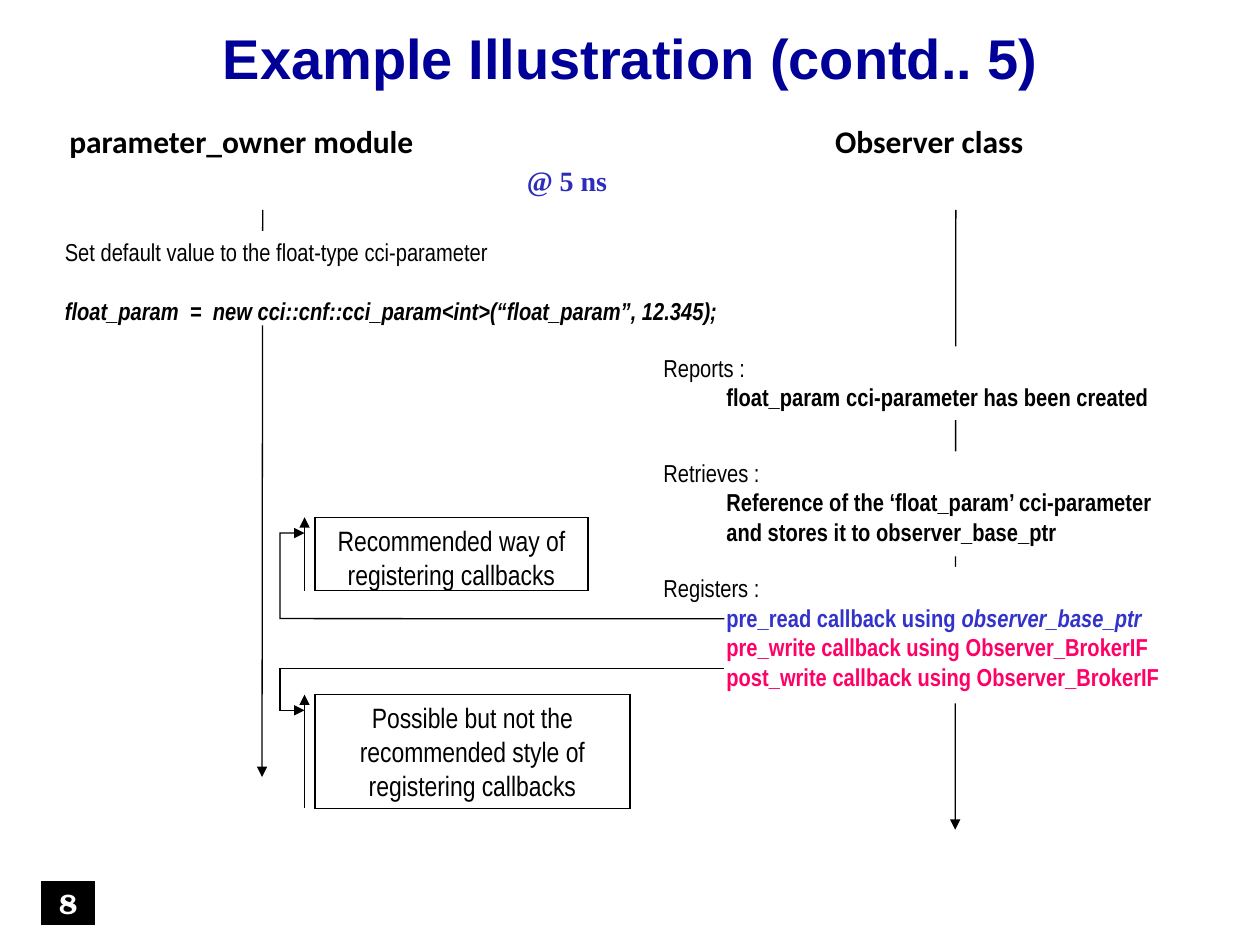
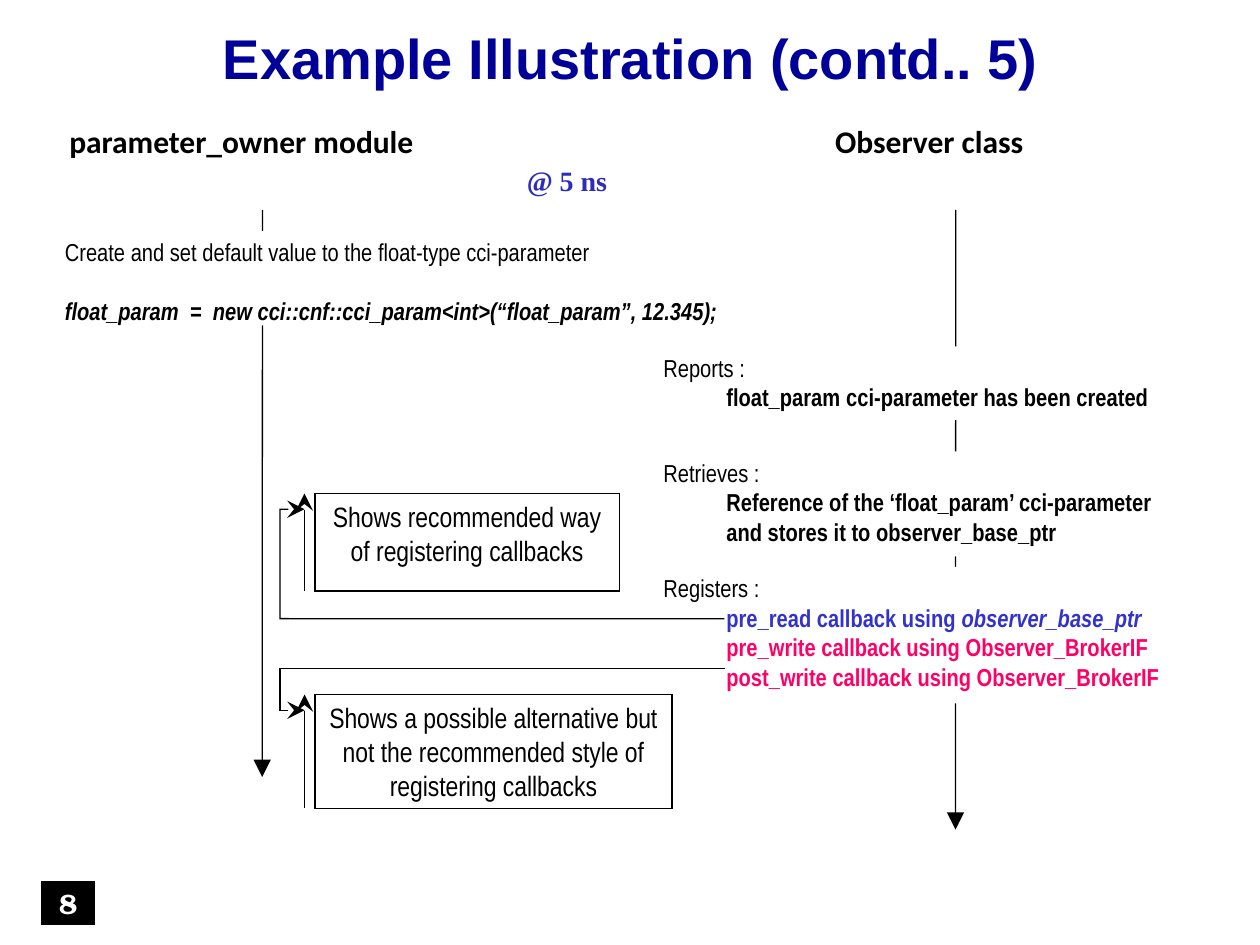
Before and after one commit to accellera-official/cci, a slide deck: slide 8 of examples/ex20_Tracing_Parameter_Activity/docs/ex20_Tracing_Parameter_Activity.ppt. Drawn at 1260x945 pixels with LibreOffice and Linux fonts; fonts in the diff are those of the drawing; background and template pictures are left out. Boxes give left, top, right and bottom in pixels: in the first picture for what was removed or moved away, otherwise in the second. Text is boxed around its words. In the diff, an @@ line names an element or a change of style, - is before the commit and + after.

Commit message:
Few Updates & Deletes
1.  Updates Section :
     a.  Updated ex#7 to demonstrate cci_value support for cci::cnf::cci_param by setting and querying
         their values using 'set_value' and 'get_value' APIs
     b.  Updated ex#20 in regard to the logging (code flow remains the same)

2.  Deletes Section :
     a.  Deleted all the local README.txt files within the examples (previously created for maintaining
         examples status)

1.  Updates Section :
     c.  Presentations for ex#7 and ex#20 updated accordingly

```diff
--- a/examples/ex20_Tracing_Parameter_Activity/docs/ex20_Tracing_Parameter_Activity.ppt
+++ b/examples/ex20_Tracing_Parameter_Activity/docs/ex20_Tracing_Parameter_Activity.ppt
@@ text at (65, 243, 717, 326): text changed @@
-Set default value to the float-type cci-parameter
-float_param = new cci::cnf::cci_param<int>(“float_param”, 12.345);
+Create and set default value to the float-type cci-parameter
+float_param = new cci::cnf::cci_param<int>(“float_param”, 12.345);
@@ freeform shape "Shows recommended way of registering ...": place and size @@
-freeform shape "Shows recommended way of registering ..." at (315, 518, 588, 591)
+freeform shape "Shows recommended way of registering ..." at (315, 494, 620, 591)
@@ text in freeform shape at (333, 506, 601, 567): text changed @@
-Recommended way of registering callbacks
+Shows recommended way of registering callbacks
@@ freeform shape "Shows a possible alternative but ...": place and size @@
-freeform shape "Shows a possible alternative but ..." at (315, 694, 630, 808)
+freeform shape "Shows a possible alternative but ..." at (315, 694, 672, 808)
@@ text in freeform shape at (329, 707, 658, 801): text changed @@
-Possible but not the recommended style of registering callbacks
+Shows a possible alternative but not the recommended style of registering callbacks
```
Also in this commit, not shown: 10 other slides changed, 19 other files.
